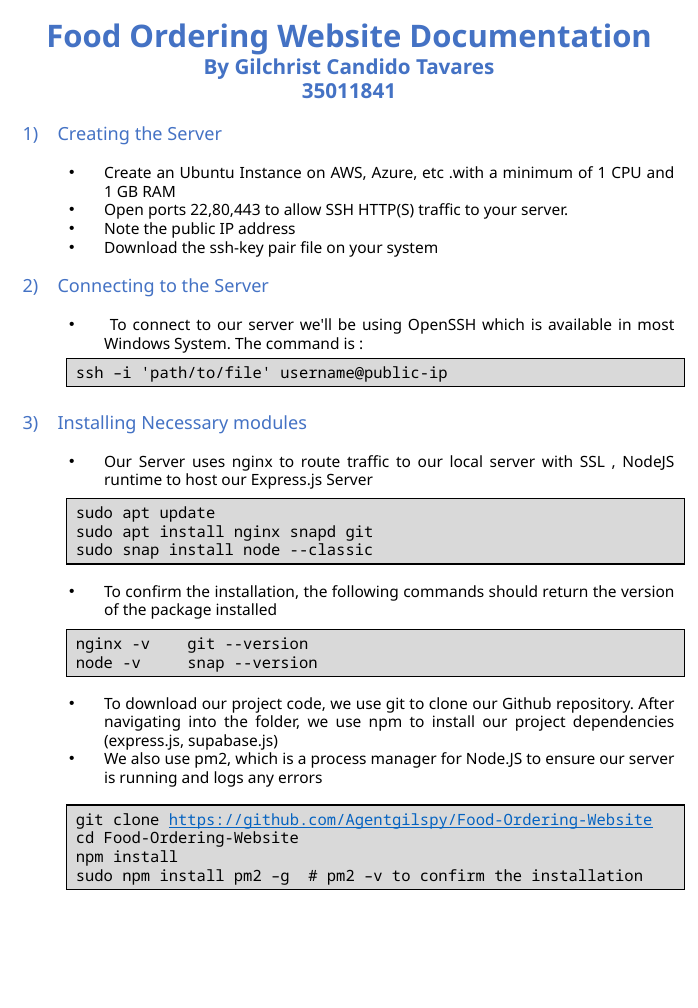
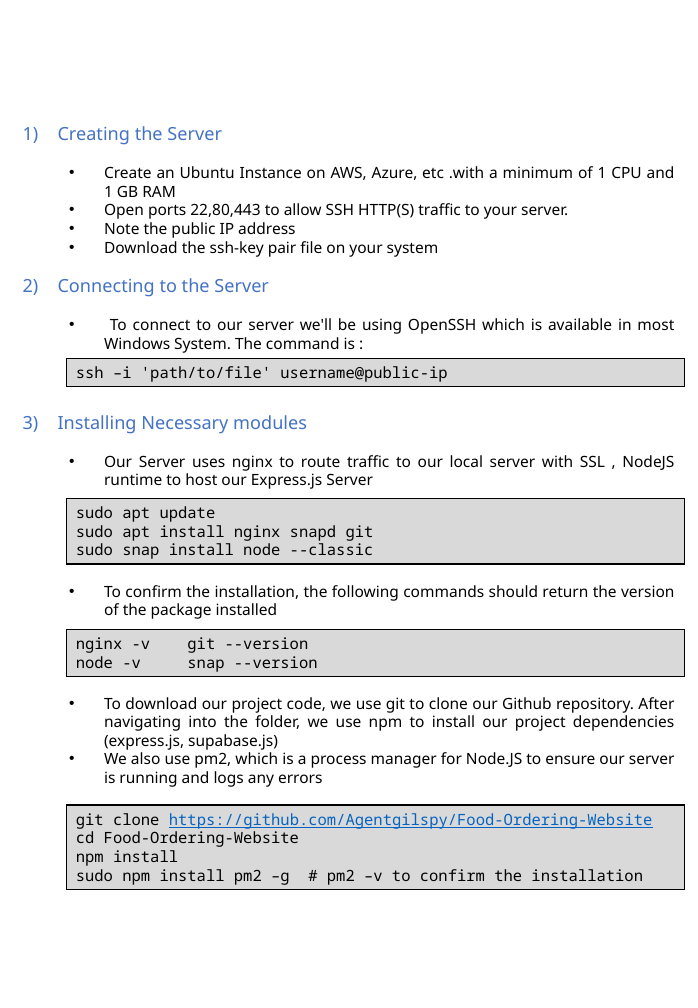
Before and after one commit to Agentgilspy/Food-Ordering-Website, a slide deck: slide 2 of ICT-171 Documentation.pptx (slide 1 before the commit). Drawn at 698x1008 pixels with LibreOffice and Linux fonts; fonts in the diff are those of the drawing. Boxes give left, top, right and bottom in pixels: in the first picture for what was removed or moved away, otherwise in the second. Text is boxed around its words. In the diff, an @@ line names an element or a change of style, - is before the commit and + after.

```diff
--- a/ICT-171 Documentation.pptx
+++ b/ICT-171 Documentation.pptx
@@ text removed at [46,23,651,98] @@
-Food Ordering Website Documentation
-By Gilchrist Candido Tavares
-35011841
```
Also in this commit, not shown: 1 slide added.
